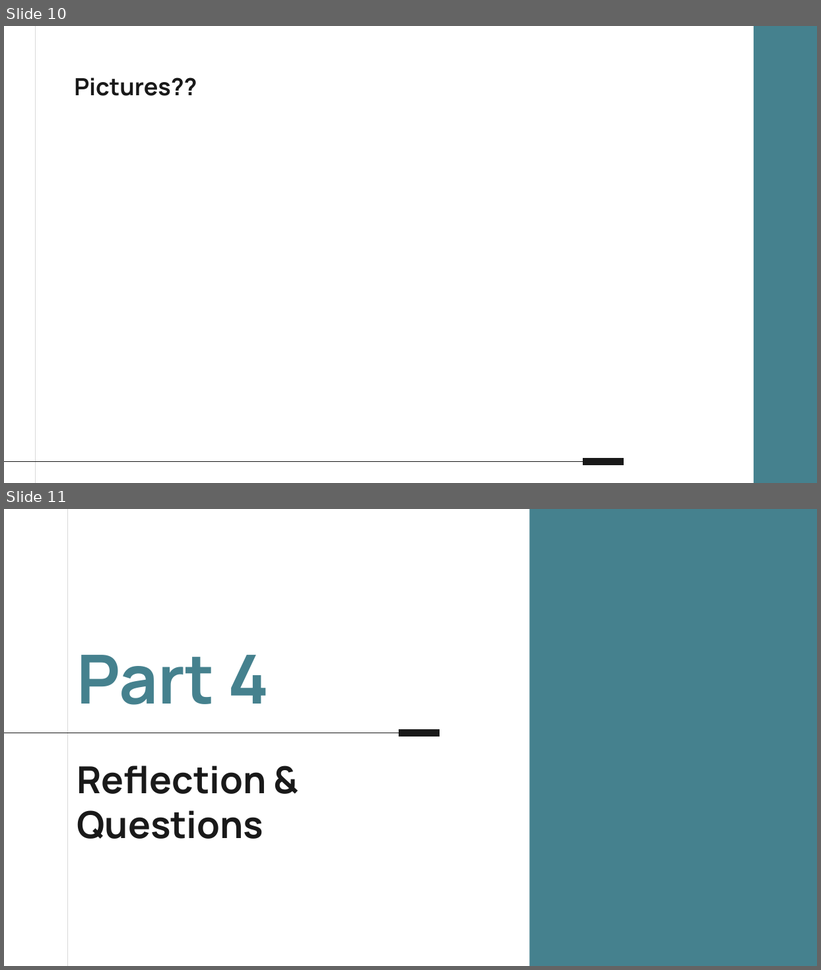
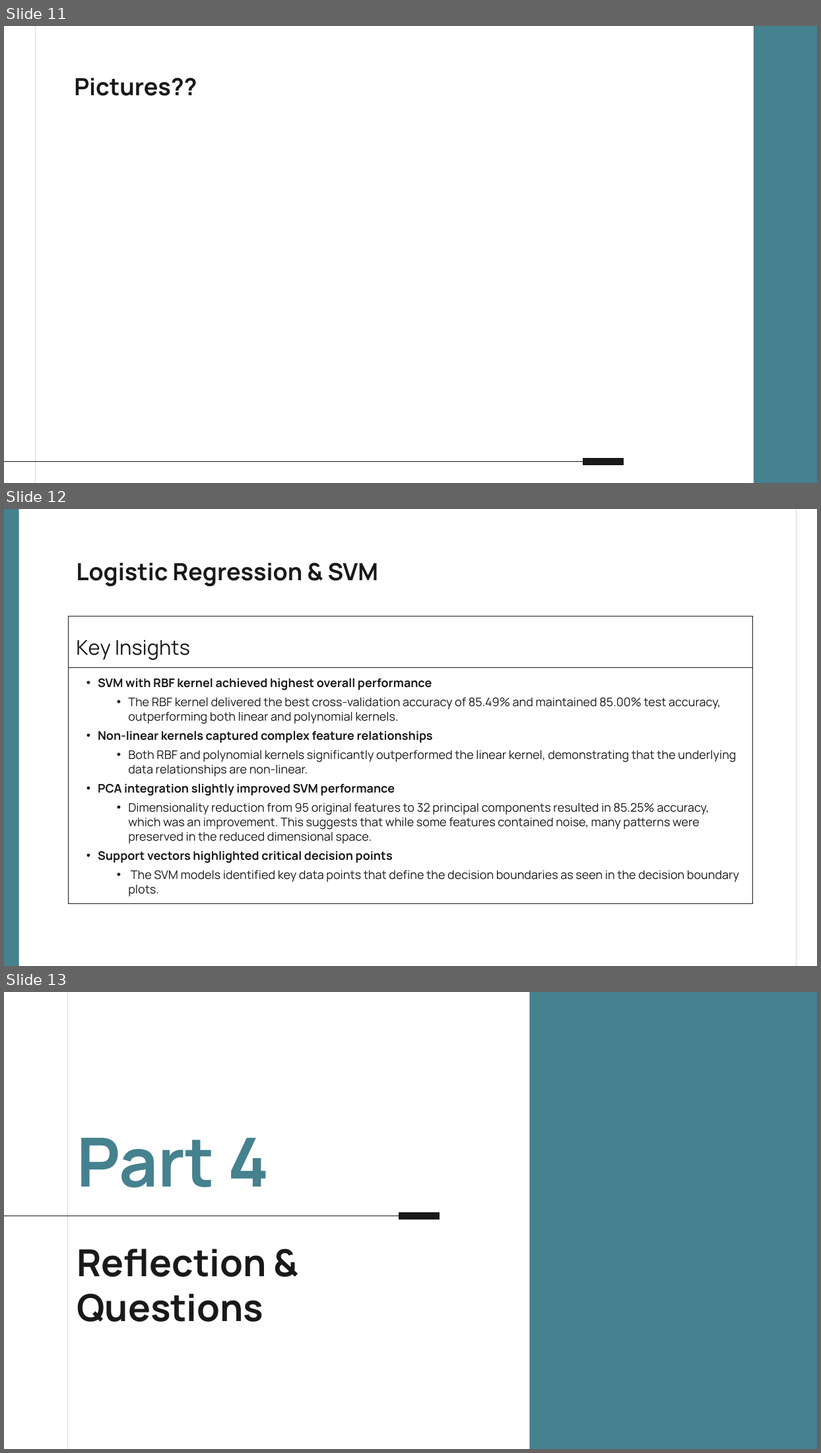
Before and after one commit to benmikeand/DASC41103_projects_team2, a slide deck: projects/project_1/results/Project_1_Presentation.pptx. Shown one above the other, each under a label of ours: slides 10 and 11 before the commit, slides 11, 12 and 13 after it. The pictures are 821x970 and 821x1453 pixels, drawn with LibreOffice and Linux fonts; fonts in the diff are those of the drawing. Boxes give left, top, right and bottom in pixels: in the first picture for what was removed or moved away, otherwise in the second. Text is boxed around its words. In the diff, an @@ line names an element or a change of style, - is before the commit and + after.

```diff
--- a/projects/project_1/results/Project_1_Presentation.pptx
+++ b/projects/project_1/results/Project_1_Presentation.pptx
@@ slide 12 added at [4,509,817,966], background #FFFFFF @@
@@ rectangle added at [4,509,19,966], fill #45818E @@
@@ line added from (797, 509) to (797, 966), #D9D9D9 0.75 pt @@
@@ title added at [76,562,379,586], 28 pt, text #191919, bold @@
+Logistic Regression & SVM
@@ subtitle added at [68,617,753,667], outline #191919 0.75 pt, 24 pt, text #191919 @@
+Key Insights
@@ subtitle added at [68,667,753,904], outline #191919 0.75 pt, 14 pt, text #191919 @@
+• SVM with RBF kernel achieved highest overall performance
+  • The RBF kernel delivered the best cross-validation accuracy of 85.49% and maintained 85.00% test accuracy, outperforming both linear and polynomial kernels.
+• Non-linear kernels captured complex feature relationships
+  • Both RBF and polynomial kernels significantly outperformed the linear kernel, demonstrating that the underlying data relationships are non-linear.
+• PCA integration slightly improved SVM performance
+  • Dimensionality reduction from 95 original features to 32 principal components resulted in 85.25% accuracy, which was an improvement. This suggests that while some features contained noise, many patterns were preserved in the reduced dimensional space.
+• Support vectors highlighted critical decision points
+  • The SVM models identified key data points that define the decision boundaries as seen in the decision boundary plots.
@@ what was slide 10 is now slide 11 @@
@@ what was slide 11 is now slide 13 @@
```
Also in this commit, not shown: 1 slide changed, 1 other slide added, 1 other file.
